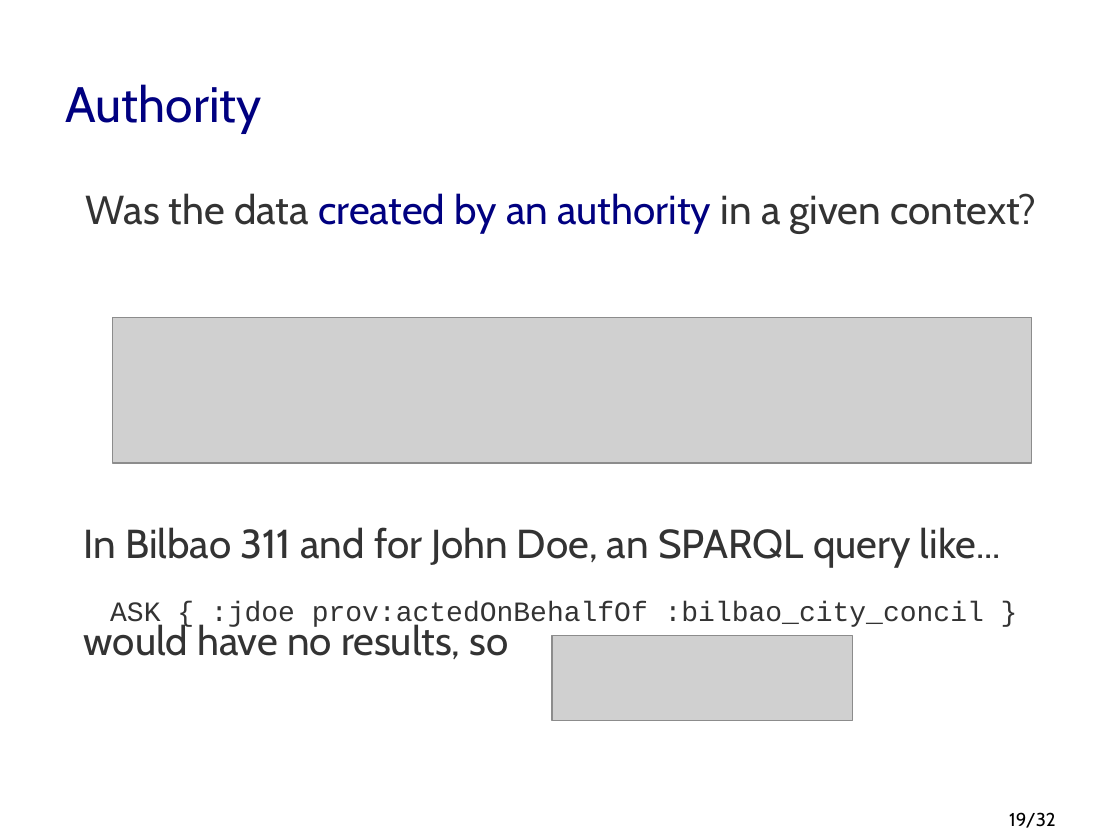
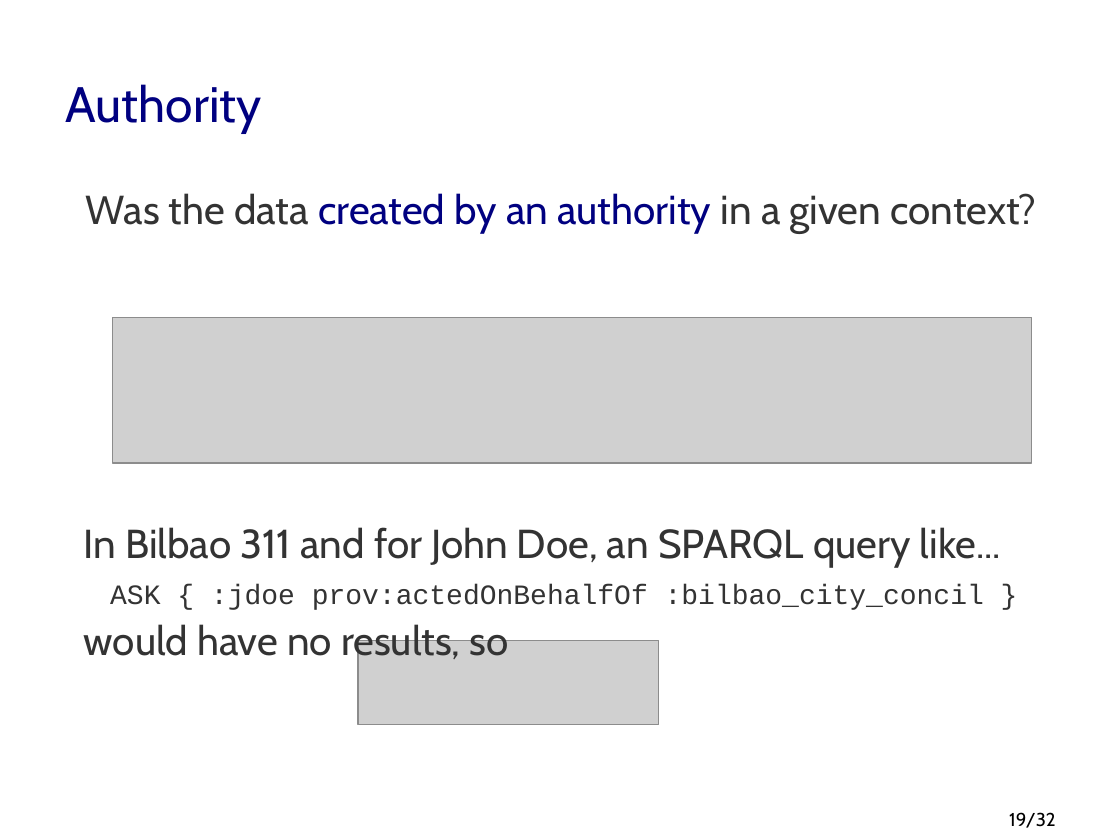
Before and after one commit to memaldi/immoa2013, a slide deck: slide 19 of slides/IMMoA2013.odp. Drawn at 1120x840 pixels with LibreOffice and Linux fonts; fonts in the diff are those of the drawing; grey boxes stand for pictures; background and template pictures are left out. Boxes give left, top, right and bottom in pixels: in the first picture for what was removed or moved away, otherwise in the second. Text is boxed around its words. In the diff, an @@ line names an element or a change of style, - is before the commit and + after.

```diff
--- a/slides/IMMoA2013.odp
+++ b/slides/IMMoA2013.odp
@@ text "ASK { :jdoe prov:actedOnBehalfOf :bilbao_city_concil ...": place and size @@
-text "ASK { :jdoe prov:actedOnBehalfOf :bilbao_city_concil ..." at box(110, 602, 984, 630)
+text "ASK { :jdoe prov:actedOnBehalfOf :bilbao_city_concil ..." at box(110, 584, 984, 610)
@@ picture: place and size @@
-picture at box(552, 636, 853, 721)
+picture at box(358, 641, 660, 726)
```
Also in this commit, not shown: 1 other slide changed, 8 other files.
